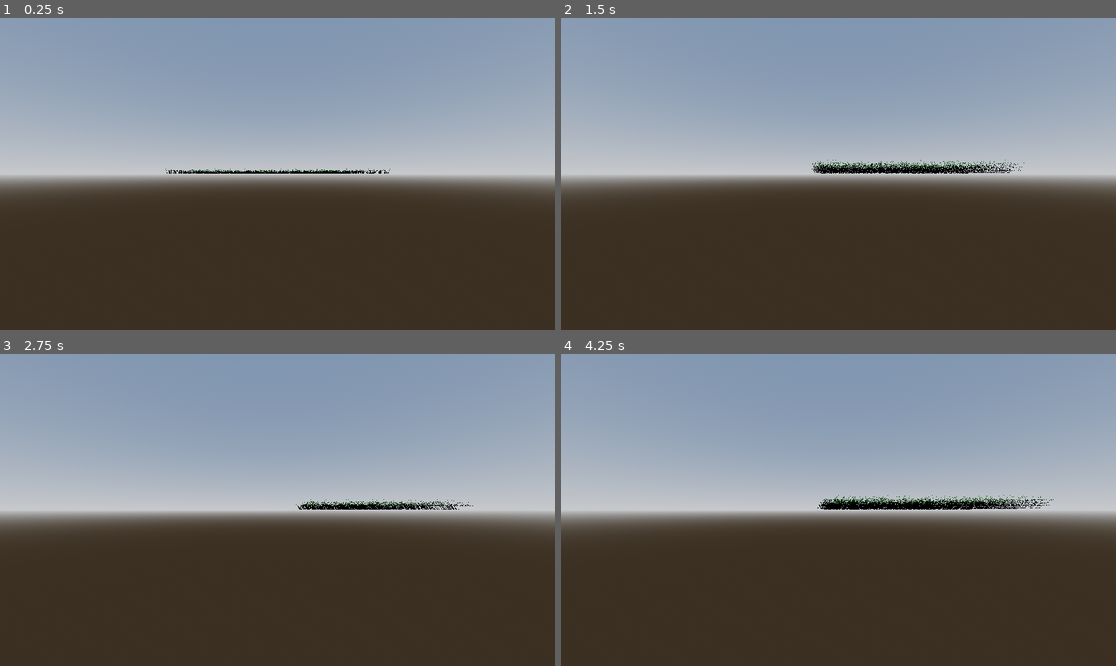
Above: before the commit, frames 1-4 (two rows, left to right).
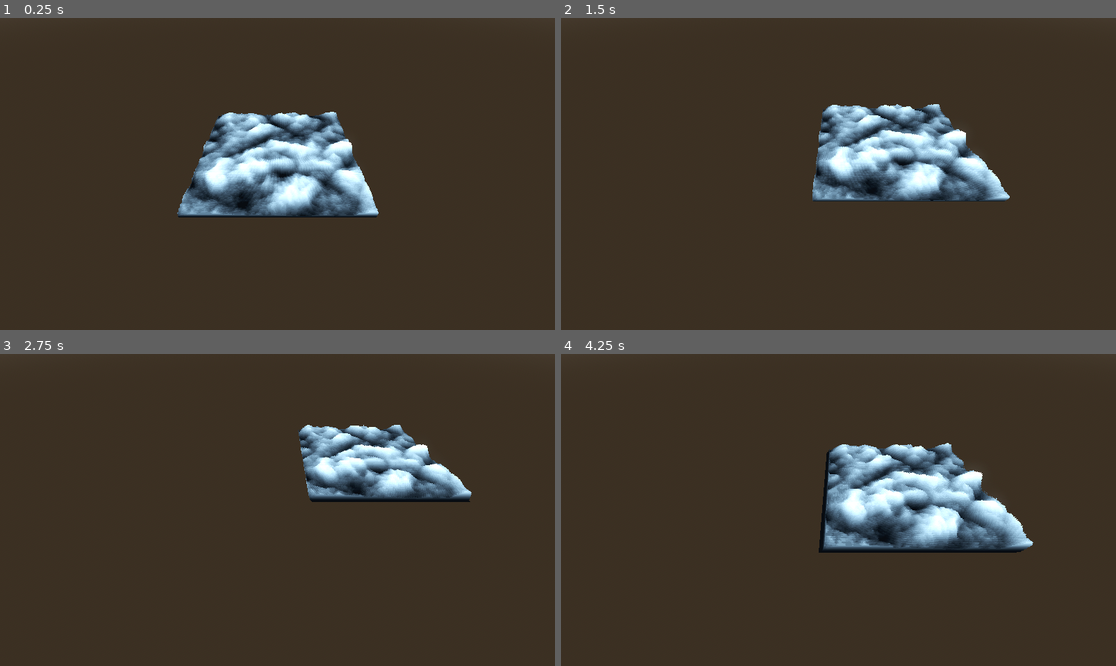
Above: after the commit, the same moments.

Repository: rdgh0st/ShellShadingChallenge
Game: Godot game, scene res://Scenes/outer_scene.tscn
Two runs of this game, one before a commit and one after it. Both use one fixed random seed, a clock stepped at 60 frames per second and the inputs below. The project has no main scene, so this scene is started directly.
Inputs:
- Up to frame 1 (0.25 s): no input
- Up to frame 2 (1.5 s): tap Enter at 0.5 s; hold D (Right) 0.53-1.28 s; hold E (Backward) from 1.28 s (still down)
- Up to frame 3 (2.75 s): release E (Backward) at 2.03 s; hold D (Right) from 2.03 s (still down)
- Up to frame 4 (4.25 s): release D (Right) at 2.78 s; hold Q (Forward) 2.78-3.53 s; hold A (Left) from 3.53 s (still down)

The runs differ from the first frame. In frame 1, 58% of the frame differs, in the area x 0-100%, y 0-64%; in frame 2, 57%; in frame 3, 55%; in frame 4, 58%.

Commit message:
snow starting

Diff:
--- a/Scenes/outer_scene.tscn
+++ b/Scenes/outer_scene.tscn
@@ -15,7 +15,20 @@
 tonemap_mode = 2
 glow_enabled = true
 
-[node name="Camera3D" type="Camera3D"]
+[sub_resource type="FastNoiseLite" id="FastNoiseLite_gsihb"]
+noise_type = 3
+seed = 2134
+frequency = 0.005
+offset = Vector3(2.08167e-08, 2.08167e-08, 2.08167e-08)
+fractal_type = 3
+fractal_octaves = 8
+fractal_lacunarity = 1.5
+fractal_gain = 0.6
+
+[sub_resource type="NoiseTexture2D" id="NoiseTexture2D_45i1m"]
+noise = SubResource("FastNoiseLite_gsihb")
+
+[node name="Node3D" type="Node3D"]
 
 [node name="WorldEnvironment" type="WorldEnvironment" parent="."]
 environment = SubResource("Environment_074g4")
@@ -25,6 +38,14 @@
 shadow_enabled = true
 
 [node name="ShellParent" parent="." instance=ExtResource("1_63sap")]
-transform = Transform3D(1, 0, 0, 0, 1, 0, 0, 0, 1, 0, 0, -2.72709)
+transform = Transform3D(1, 0, 0, 0, 1, 0, 0, 0, 1, 0, -1.05833, -1.80801)
+ShellCount = 30
+ShellLength = 0.25
 Density = 300.0
-Thickness = 2.5
+Thickness = 20.0
+Curvature = 0.5
+ShellColor = Color(0.666667, 0.866667, 1, 1)
+NoiseTexture = SubResource("NoiseTexture2D_45i1m")
+
+[node name="Camera3D" type="Camera3D" parent="."]
+transform = Transform3D(1, -5.95416e-16, 2.4663e-16, 2.4663e-16, 0.707107, 0.707107, -5.95416e-16, -0.707107, 0.707107, 0, 0.694777, 0.335566)
--- a/Scenes/shell_parent.tscn
+++ b/Scenes/shell_parent.tscn
@@ -1,30 +1,8 @@
-[gd_scene load_steps=5 format=3 uid="uid://matxliwxg8xg"]
+[gd_scene load_steps=2 format=3 uid="uid://matxliwxg8xg"]
 
-[ext_resource type="Shader" path="res://Shaders/Shell.gdshader" id="1_ewwuy"]
 [ext_resource type="Script" path="res://Scripts/Shell.gd" id="2_eq40s"]
 
-[sub_resource type="ShaderMaterial" id="ShaderMaterial_susu5"]
-render_priority = 0
-shader = ExtResource("1_ewwuy")
-shader_parameter/ShellIndex = null
-shader_parameter/ShellCount = null
-shader_parameter/ShellLength = null
-shader_parameter/Density = null
-shader_parameter/NoiseMin = null
-shader_parameter/NoiseMax = null
-shader_parameter/Thickness = null
-shader_parameter/ShellDistanceAttenuation = null
-shader_parameter/Curvature = null
-shader_parameter/DisplacementStrength = null
-shader_parameter/ShellColor = null
-shader_parameter/Attenuation = null
-shader_parameter/OcclusionBias = null
-
-[sub_resource type="SphereMesh" id="SphereMesh_28krk"]
-material = SubResource("ShaderMaterial_susu5")
-
 [node name="ShellParent" type="MeshInstance3D"]
-mesh = SubResource("SphereMesh_28krk")
 script = ExtResource("2_eq40s")
 ShellCount = 32
 ShellLength = 0.15
--- a/Scripts/Shell.gd
+++ b/Scripts/Shell.gd
@@ -14,12 +14,14 @@
 @export var Attenuation: float;
 @export var OcclusionBias: float;
 @export var ShellColor: Color;
+@export var NoiseTexture: Texture2D;
 
 var shells: Array;
 var displacementDirection: Vector3;
 
 # Called when the node enters the scene tree for the first time.
 func _ready():
+
 	for i in ShellCount:
 		#set_instance_shader_parameter("ShellIndex", 100);
 		#print(get_instance_shader_parameter("ShellIndex"));
@@ -39,6 +41,7 @@
 		shaderMat.set_shader_parameter("ShellColor", ShellColor);
 		shaderMat.set_shader_parameter("Attenuation", Attenuation);
 		shaderMat.set_shader_parameter("OcclusionBias", OcclusionBias);
+		shaderMat.set_shader_parameter("PerlinNoise", NoiseTexture);
 		shells[i].set_surface_override_material(0, shaderMat);
 		add_child(shells[i]);
 		shells[i].set_owner(self);
--- a/Shaders/Shell.gdshader
+++ b/Shaders/Shell.gdshader
@@ -15,6 +15,7 @@
 uniform float Attenuation;
 uniform float OcclusionBias;
 global uniform vec3 ShellDirection;
+uniform sampler2D PerlinNoise;
 
 //test
 
@@ -54,6 +55,8 @@
 	uint seed = uint(newUV.x) + 100u * uint(newUV.y) + 100u * 10u;
 
 	float rand = mix(NoiseMin, NoiseMax, hash(seed));
+	//rand = mix(NoiseMin, NoiseMax, texture(PerlinNoise, localUV).r);
+	rand = texture(PerlinNoise, UV).r;
 	float height = ShellIndex / ShellCount;
 	bool outsideThickness = (localDistFromCenter) > (Thickness * (rand - height));
 	if (outsideThickness && ShellIndex > 0.0) {
Not shown: 1 places in Scenes/outer_scene.tscn that only renumber resources
